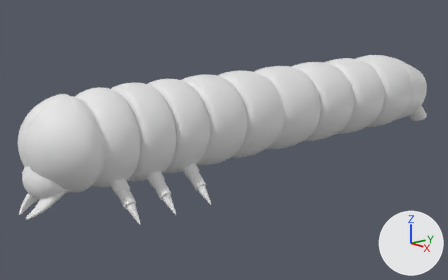
The Blender file 01/Assets/models/enemies/caterpillars/caterpillar05.blend: old version first, new version second.
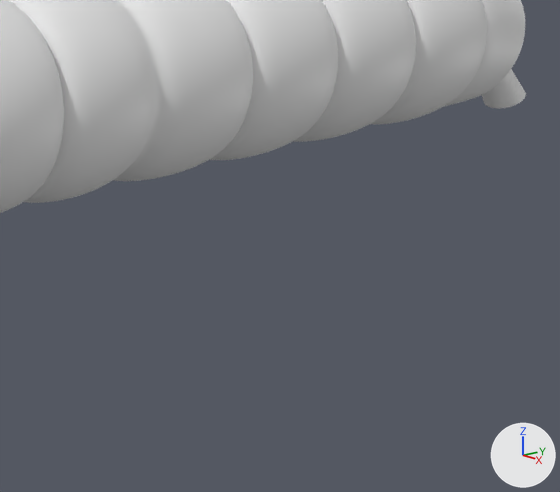
Each version appears first whole from a camera (50 mm lens) standing at (10.4, -3.69, 2.87) and looking at (-0.66, 5.49, -0.75), and next in a close-up on the part from 50% to 98% of the width and 28% to 97% of the height. Lighting does not change. The marker at lower right points along +X, +Y and +Z.

In view in the first close-up: 'body_outer_shape', 'tail'.
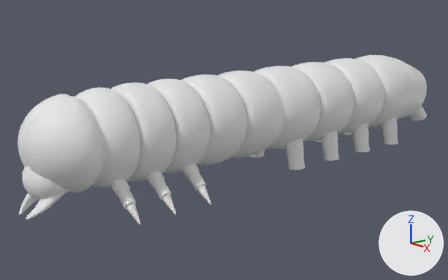
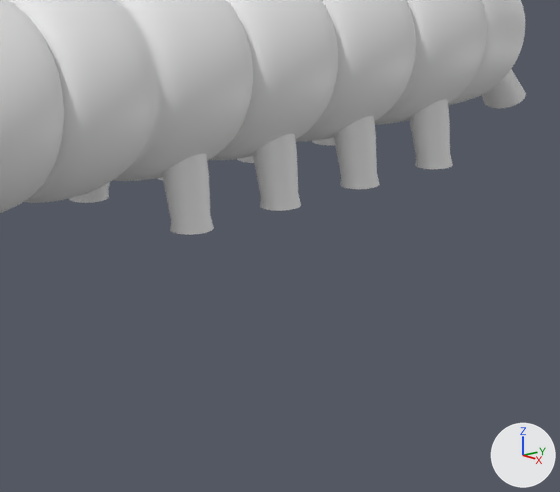
Location of each change, [x1, y1, x2, y2] in pixels of the close-ups (560 x 492 px):
'prolegs', shown: after [69, 99, 453, 235]

Patch to the scene script:
```diff
--- a/01/Assets/models/enemies/caterpillars/caterpillar05.blend.py
+++ b/01/Assets/models/enemies/caterpillars/caterpillar05.blend.py
@@ ob_prolegs @@
 ob_prolegs = bpy.data.objects.new('prolegs', me_cylinder_002)
-ob_prolegs.location = (0.0, 0.0, 0.0)
-ob_prolegs.hide_viewport = True
+ob_prolegs.location = (0.0, 9.344, -0.988)
+ob_prolegs.scale = (0.186, 0.186, 1.0)
```
